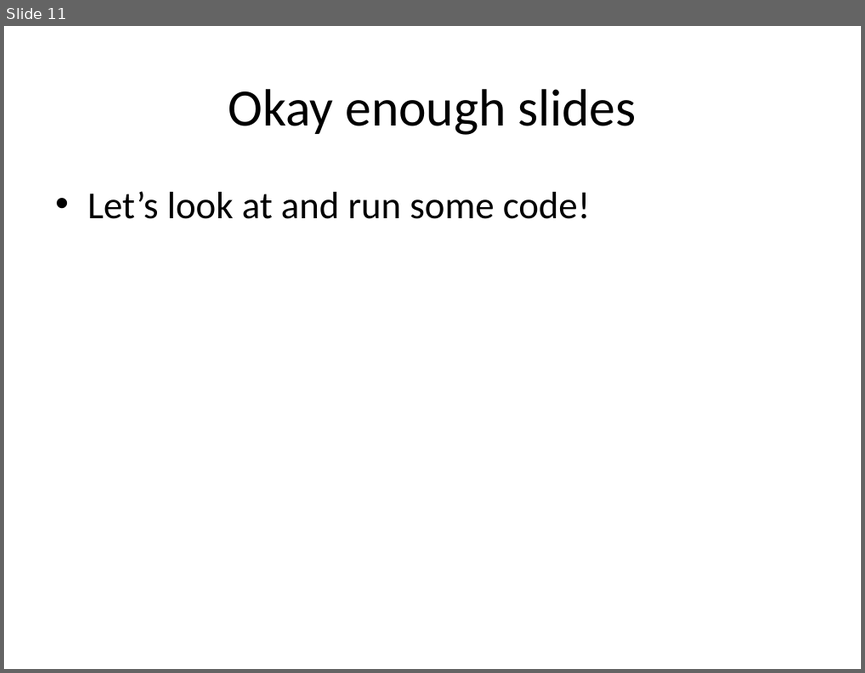
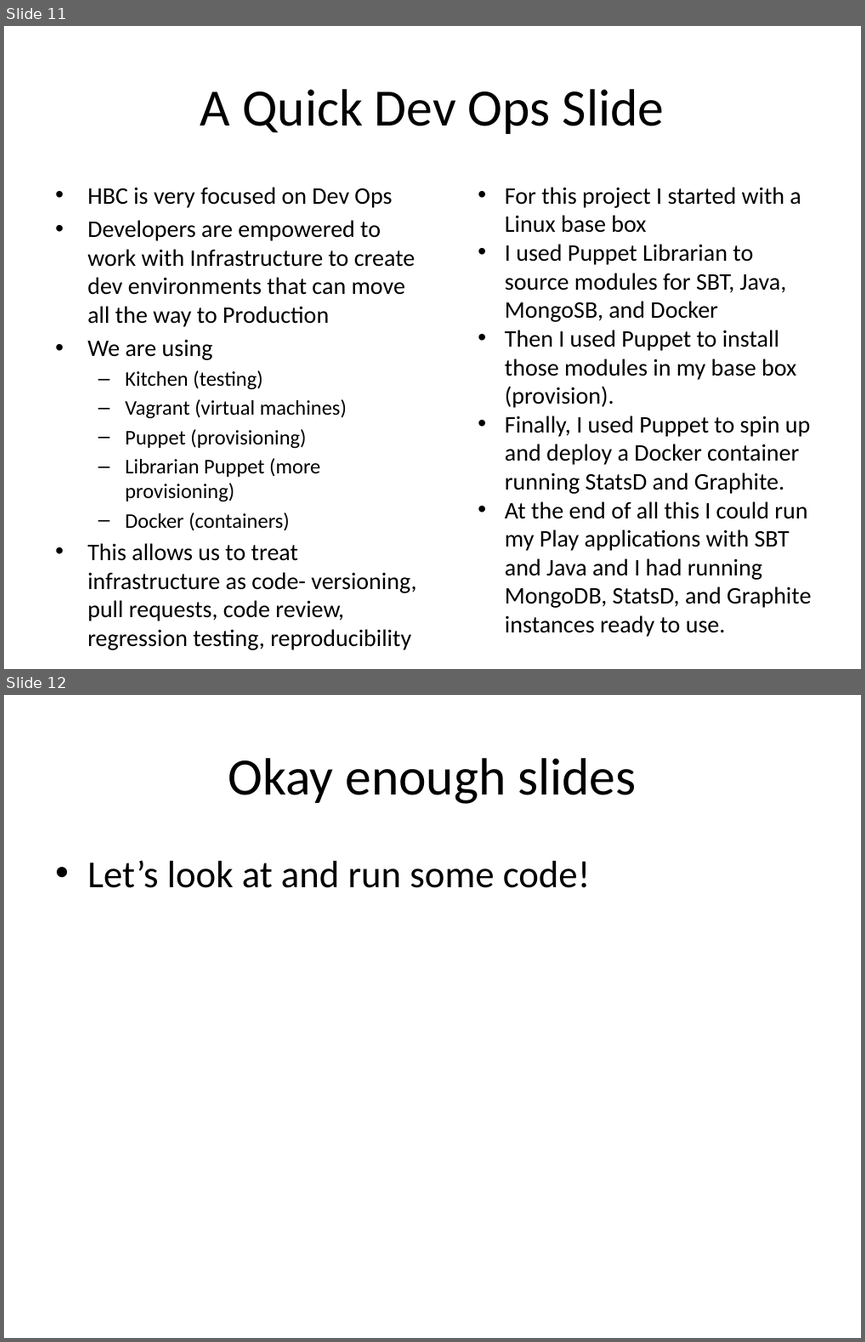
Before and after one commit to dspeele/react-vs-shared-state-inventory, a slide deck: React Vs Shared State Deck.pptx. Shown one above the other, each under a label of ours: slide 11 before the commit, slides 11 and 12 after it. The pictures are 865x673 and 865x1342 pixels, drawn with LibreOffice and Linux fonts; fonts in the diff are those of the drawing. Boxes give left, top, right and bottom in pixels: in the first picture for what was removed or moved away, otherwise in the second. Text is boxed around its words. In the diff, an @@ line names an element or a change of style, - is before the commit and + after.

Commit message:
Added Dev Ops slide

```diff
--- a/React Vs Shared State Deck.pptx
+++ b/React Vs Shared State Deck.pptx
@@ slide 11 added at box(4, 26, 861, 669), background #FFFFFF @@
@@ title added at box(200, 89, 664, 134), 44 pt, text #000000 @@
+A Quick Dev Ops Slide
@@ text added at box(87, 187, 416, 650), 20 pt, text #000000 @@
+• HBC is very focused on Dev Ops
+• Developers are empowered to work with Infrastructure to create dev environments that can move all the way to Production
+• We are using
+  – Kitchen (testing)
+  – Vagrant (virtual machines)
+  – Puppet (provisioning)
+  – Librarian Puppet (more provisioning)
+  – Docker (containers)
+• This allows us to treat infrastructure as code- versioning, pull requests, code review, regression testing, reproducibility
@@ text added at box(505, 187, 811, 636), 20 pt, text #000000 @@
+• For this project I started with a Linux base box
+• I used Puppet Librarian to source modules for SBT, Java, MongoSB, and Docker
+• Then I used Puppet to install those modules in my base box (provision).
+• Finally, I used Puppet to spin up and deploy a Docker container running StatsD and Graphite.
+• At the end of all this I could run my Play applications with SBT and Java and I had running MongoDB, StatsD, and Graphite instances ready to use.
@@ what was slide 11 is now slide 12 @@
```
